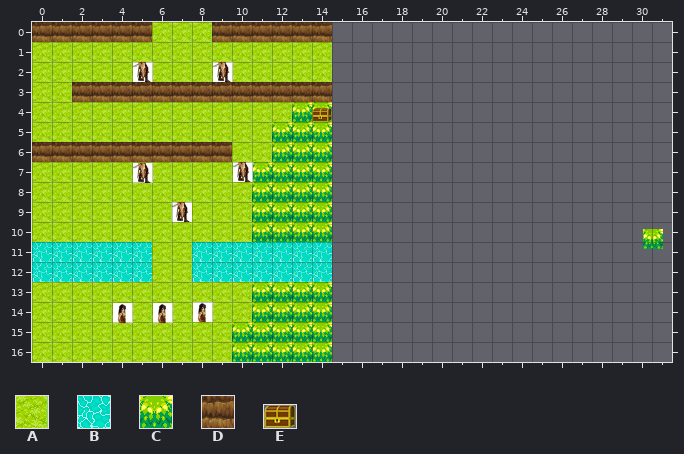
Level history. Tiled map: docs/level_01/level_01.tmx. Above is the file before it was changed.
Cells are 32x32 px. Shown: x 0..31, y 0..16.
Key: from "texture": A 0, B 1, C 2; from "山崖": D 0; from "物品": E 0.
_ is an empty cell.
Objects are placed by their top-left corner, in cells (3,4 is the top-left corner of cell 3,4); size is 1x1 cell unless given.
Layer "map" before, first column x 0:
 0 DDDDDDAAADDDDDD_________________
 1 AAAAAAAAAAAAAAA_________________
 2 AAAAAAAAAAAAAAA_________________
 3 AADDDDDDDDDDDDD_________________
 4 AAAAAAAAAAAAACC_________________
 5 AAAAAAAAAAAACCC_________________
 6 DDDDDDDDDDAACCC_________________
 7 AAAAAAAAAAACCCC_________________
 8 AAAAAAAAAAACCCC_________________
 9 AAAAAAAAAAACCCC_________________
10 AAAAAAAAAAACCCC_________________
11 BBBBBBAABBBBBBB_________________
12 BBBBBBAABBBBBBB_________________
13 AAAAAAAAAAACCCC_________________
14 AAAAAAAAAAACCCC_________________
15 AAAAAAAAAACCCCC_________________
16 AAAAAAAAAACCCCC_________________
Objects on layer "elements" before:
E at 14,4.3 size 1x0.7
C at 30.6,10.3
The result:
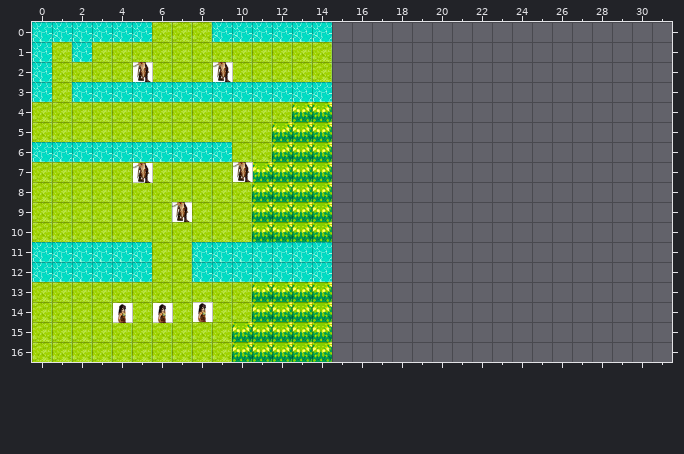
The edit:
Changed rows in their new state; . is an unchanged cell.
Layer "map":
first column x 0:
 0 BBBBBB...BBBBBB
 1 B.B............
 2 B..............
 3 B.BBBBBBBBBBBBB
 6 BBBBBBBBBB.....
Layer "elements" (removed):
removed: E at 14,4.3 size 1x0.7
removed: C at 30.6,10.3
Boxes around the changes in both pictures, in picture pixels (x1, y1, x2, y2):
changed: (32, 22, 332, 102)
removed: (312, 108, 332, 122)
changed: (32, 142, 232, 162)
removed: (643, 229, 663, 249)
